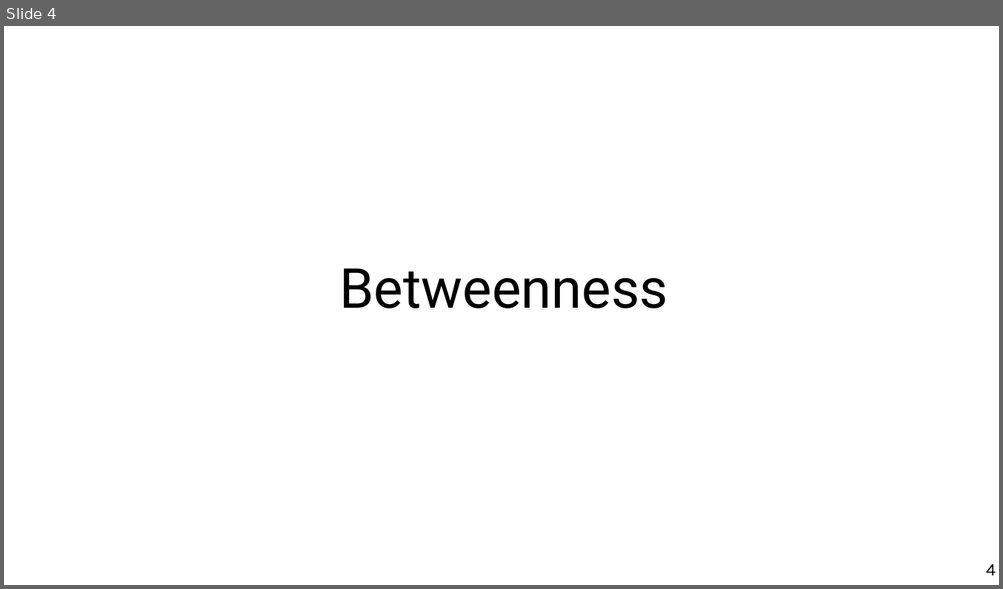
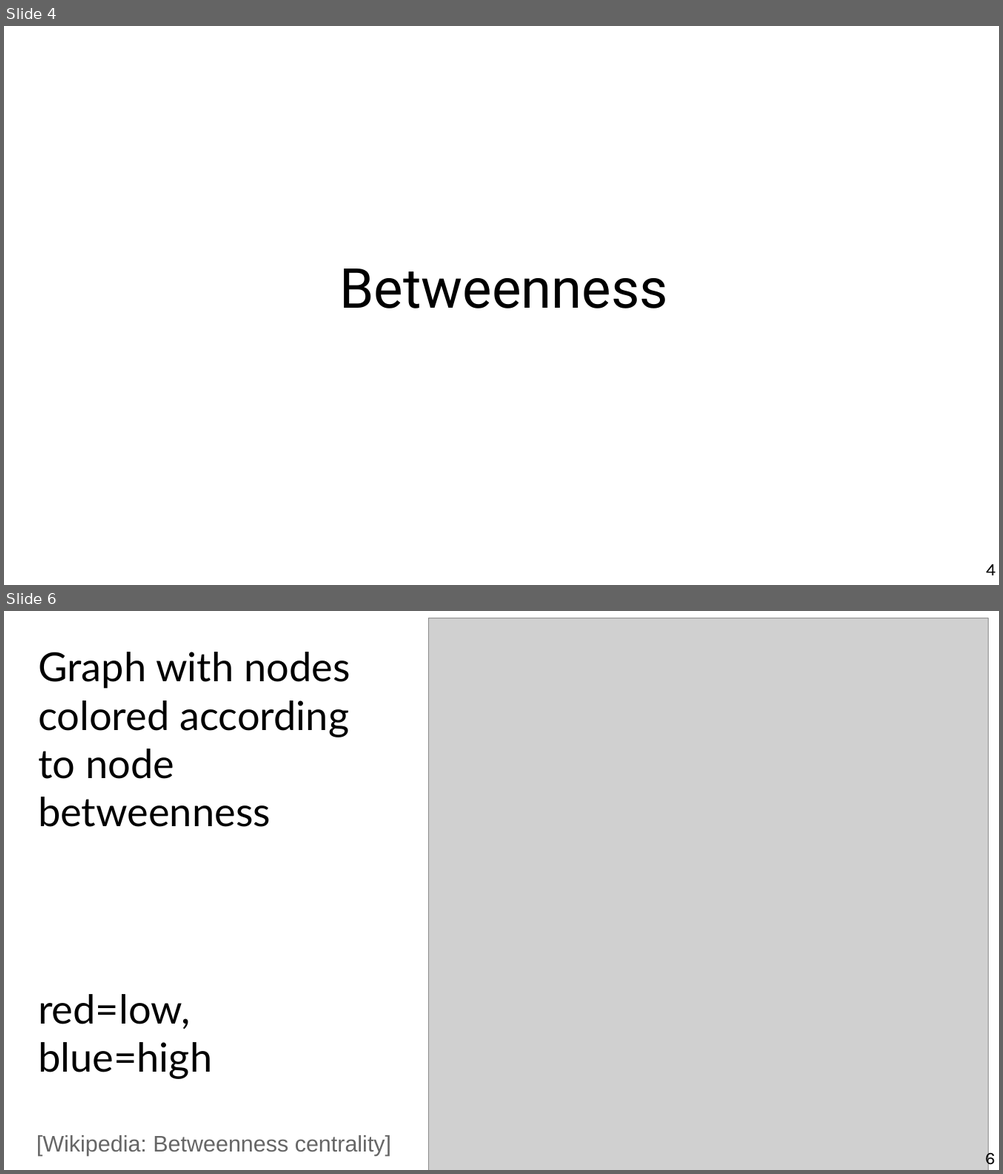
Before and after one commit to chatox/networks-science-course, a slide deck: theory/odp/tt07-betweenness.odp. Shown one above the other, each under a label of ours: slide 4 before the commit, slides 4 and 6 after it; the slides between them are not shown. The pictures are 1003x589 and 1003x1174 pixels, drawn with LibreOffice and Linux fonts; fonts in the diff are those of the drawing; grey boxes stand for pictures. Boxes give left, top, right and bottom in pixels: in the first picture for what was removed or moved away, otherwise in the second. Text is boxed around its words. In the diff, an @@ line names an element or a change of style, - is before the commit and + after.

Commit message:
Node betweenness exercise

```diff
--- a/theory/odp/tt07-betweenness.odp
+++ b/theory/odp/tt07-betweenness.odp
@@ slide 6 added at box(4, 611, 999, 1170), background #FFFFFF @@
@@ picture added at box(428, 618, 987, 1170) @@
@@ text added at box(38, 652, 350, 1079), 32 pt, text #000000 @@
+Graph with nodes colored according to node betweenness
+red=low, blue=high
@@ text added at box(37, 1136, 391, 1156), 18 pt, text #666666 @@
+[Wikipedia: Betweenness centrality]
@@ page number added at box(984, 1149, 995, 1169), 14 pt, text #000000 @@
+6
```
Also in this commit, not shown: 4 slides changed, 2 other slides added, 1 slide removed, 2 other files.
